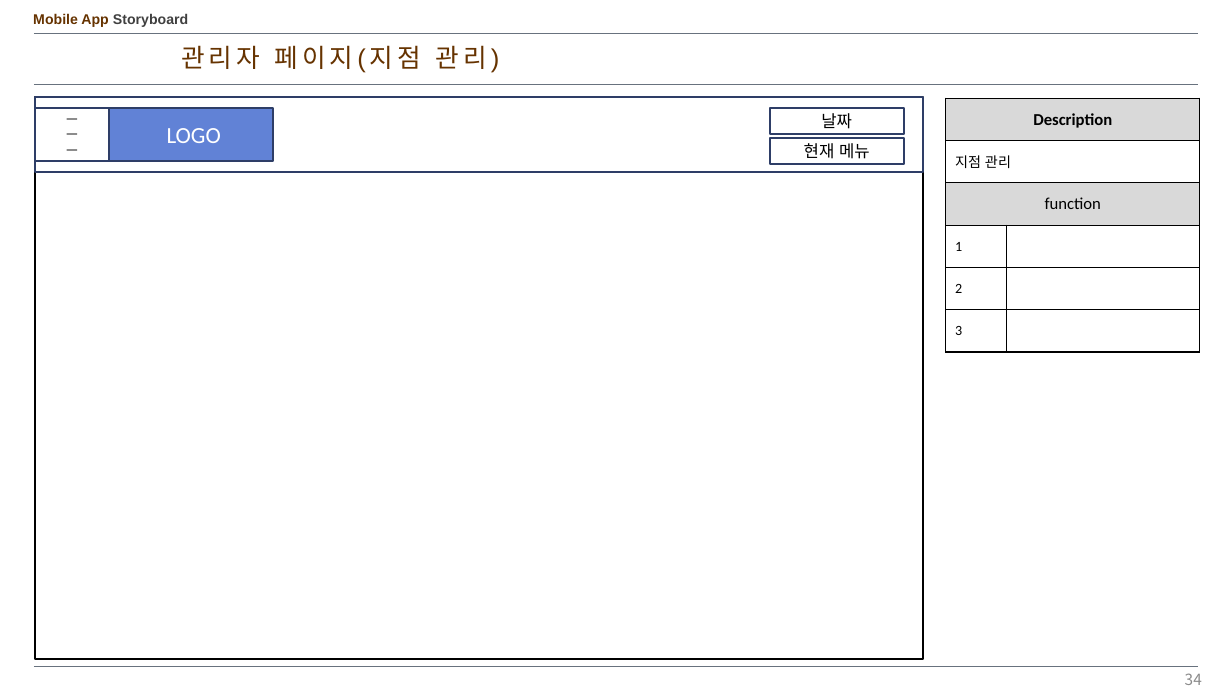
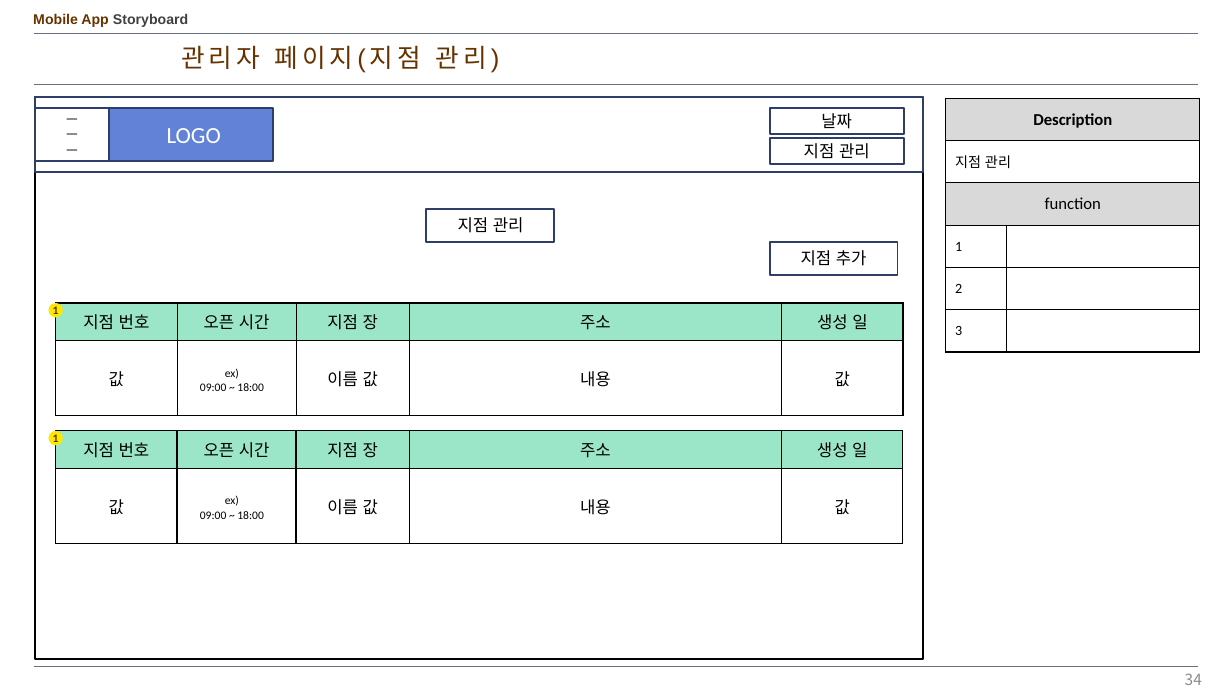
Before and after one commit to kangheechoul/document, a slide deck: slide 34 of 프레젠테이션 1.pptx. Drawn at 1232x693 pixels with LibreOffice and Linux fonts; fonts in the diff are those of the drawing. Boxes give left, top, right and bottom in pixels: in the first picture for what was removed or moved away, otherwise in the second. Text is boxed around its words. In the diff, an @@ line names an element or a change of style, - is before the commit and + after.

Commit message:
지점 관리

```diff
--- a/프레젠테이션 1.pptx
+++ b/프레젠테이션 1.pptx
@@ text in rectangle at <box>804,143,870,159</box>: text changed @@
-현재 메뉴
+지점 관리
@@ rectangle added at <box>427,209,555,242</box>, fill #FFFFFF, outline #2E3E67 1.5 pt, 13 pt, text #000000 @@
+지점 관리
@@ rectangle added at <box>770,242,898,275</box>, fill #FFFFFF, outline #2E3E67 1.5 pt, 13 pt, text #000000 @@
+지점 추가
@@ ellipse added at <box>48,303,63,318</box>, fill #FCE700, 9 pt, text #663300, bold @@
+1
@@ table added at <box>55,303,903,416</box>, 2 rows, 5 columns @@
+지점 번호 | 오픈 시간 | 지점 장 | 주소 | 생성 일
+값 | ex) / 09:00 ~ 18:00 | 이름 값 | 내용 | 값
@@ ellipse added at <box>48,431,63,445</box>, fill #FCE700, 9 pt, text #663300, bold @@
+1
@@ table added at <box>55,431,903,543</box>, 2 rows, 5 columns @@
+지점 번호 | 오픈 시간 | 지점 장 | 주소 | 생성 일
+값 | ex) / 09:00 ~ 18:00 | 이름 값 | 내용 | 값
```
Also in this commit, not shown: 1 slide added.
